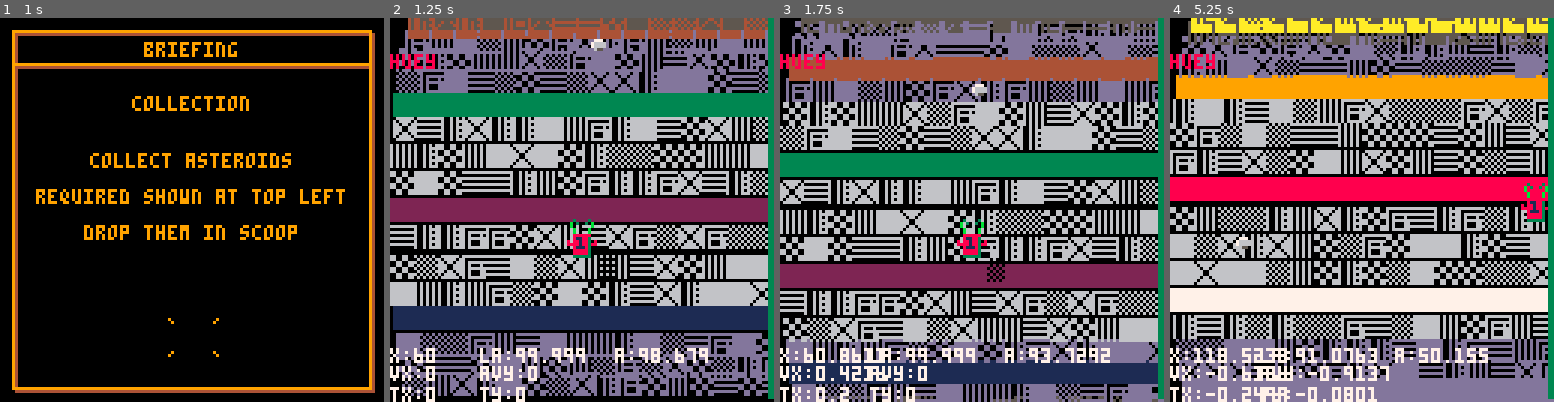
Above: before the commit, frames 1-4 (left to right).
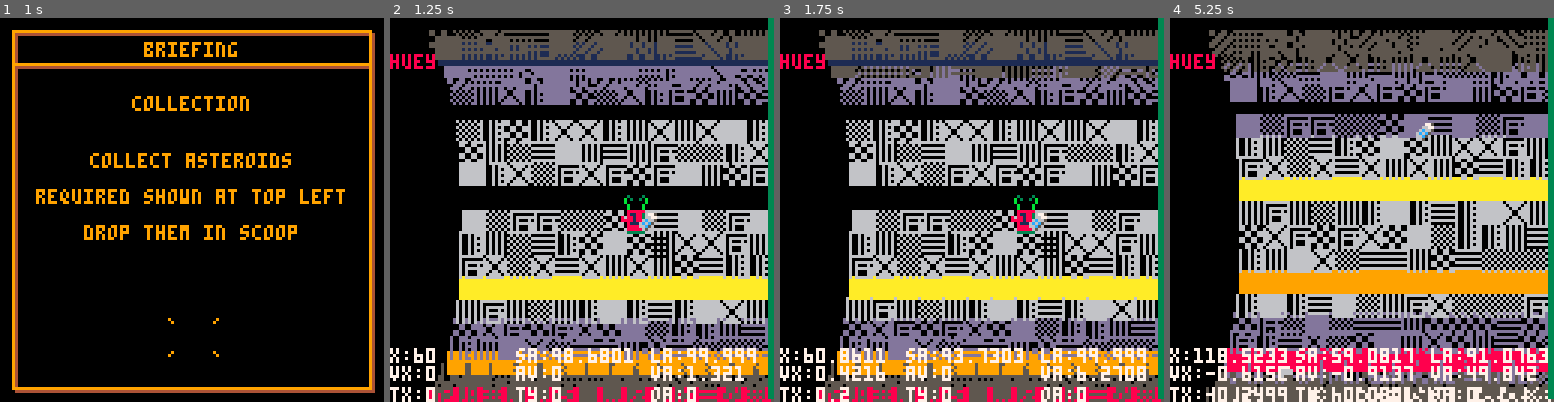
Above: after the commit, the same moments.

Repository: wstephenson/pico8-statlimp
Game: PICO-8 cartridge sl.p8
Two runs of this game, one before a commit and one after it. Both use one fixed random seed, a clock stepped at 60 frames per second and the inputs below.
Inputs:
- Up to frame 1 (1 s): tap X (X key) at 0.33 s; tap O (Z key) at 0.7 s
- Up to frame 2 (1.25 s): tap X (X key) at 1.07 s
- Up to frame 3 (1.75 s): hold Right from 1.6 s (still down); tap O (Z key) at 1.7 s
- Up to frame 4 (5.25 s): tap X (X key) every 1.12 s from 1.85 to 5.2 s; release Right at 2.1 s; tap O (Z key) every 0.4 s from 2.1 to 4.9 s; hold Up 2.15-2.42 s; hold Right 2.47-3.03 s; hold Left 3.08-3.58 s; hold Down 3.63-3.97 s; hold Right 4.02-4.68 s; hold Up 4.73-5.03 s; hold Left from 5.08 s (still down)

Frame 1 is identical in both runs. In frame 2, 70% of the frame differs, in the area x 0-100%, y 0-100%; in frame 3, 70%; in frame 4, 72%.

Commit message:
Get the view angle code where I want it

Diff:
--- a/sl.p8
+++ b/sl.p8
@@ -393,7 +393,6 @@
 			local s=0
 			if((j-1)%4==0)then
 				s=127+flr((j-1)/4)
-				printh("setting sector "..j.." to sprite "..s)
 			else
 				s=flr(rnd(8)+48)
 			end
@@ -404,12 +403,20 @@
 
 function states.play:init()
 	self.tiles={}
- -- the angle of the centre of the viewport
-	self.ang=0
-	-- the angle of the origin of the station cyl
-	self.s_ang=0
-	self.c_ang=0
-	self.l_ang=0
+	-- the angle of the centre of the viewport, relative to world 0
+	self.v_ang=0
+	-- the angle of the origin of the world
+	self.w_ang=0
+	-- the angle of the limpet
+	self.a=0
+	-- the x coord of the limpet
+	self.x=60
+	-- other limpet flight stuff
+	self.vx=0
+	self.av=0
+	self.tx=0
+	self.ty=0
+	--
 	self:init_map()
 	sfx(6)
 	tinc=0.05
@@ -421,7 +428,7 @@
 	self.tobj.x=64
 	self.tobj.a=0
 	self.tobj.s=43
-	self.pavy=0
+	self.pav=0
 	self.lindex=current_limpet
 	self.limpet=limpets[self.lindex]
 	self.next_state="briefing"
@@ -444,12 +451,6 @@
 	self.fuel_bubble=nil
 	self.last_fuel_bubble=0
 	self.oxygen=20
-	self.x=60
-	self.y=72
-	self.vx=0
-	self.avy=0
-	self.tx=0
-	self.ty=0
 	self.txneg=false
 	self.txpos=false
 	self.tyneg=false
@@ -471,22 +472,23 @@
 end
 
 function states.play:draw_world()
-	for k=1,16 do
-		for i=1,#self.tiles[k] do
-			local s=self.tiles[k][i]
-			local th=i/#self.tiles[k]+self.ang/100
-			local sin_th=sin(th)
-			if(sin_th<0)then
-				local x=(k-1)*8+12+sin_th*12
-				local y=cos(th)*72+64
+	for track=1,16 do
+		local sc=#self.tiles[track]
+		for tile=1,sc do
+			local s=self.tiles[track][tile]
+			local th=tile/sc+(self.w_ang/100)+(self.v_ang/100)
+			local cos_th=cos(th)
+			if(cos_th>0)then
+				local x=(track-1)*8+12+cos_th*12
+				local y=sin(th)*60+64
 				local c=5
-				if(i==1)then
+				if(tile==1)then
 					c=8
 				else
-					if(sin_th<-0.85)then
+					if(cos_th>0.85)then
 						c=6
 					else
-						if(sin_th<-0.5)then
+						if(cos_th>0.5)then
 							c=13
 						end
 					end
@@ -500,13 +502,13 @@
 end
 
 function states.play:draw_object(obj)
-	local th=obj.a/100+self.ang/100
-	local sin_th=sin(th)
-	if(sin_th<0)then
-		local x=obj.x+12+sin_th*12
-		local y=cos(th)*72+64
+	local th=(self.w_ang/100)+(obj.a/100)+(self.v_ang/100)
+	local x=obj.x+12+cos(th)*6
+	local y=sin(th)*56+64
+	if(cos(th)>0)then
 		spr(obj.s,x,y)
 	end
+	return x,y
 end
 
 function states.play:draw()
@@ -543,35 +545,34 @@
 	-- foreground objects
 
 	-- drone
-	-- camera lag
- local cl=self.pavy/maxav
-	local y=self.y+cl*12
-	-- drop shadow distance depends upon the magnitude of pavy from -pavy, whichis limited to +maxav
- local sdist=12-8*(self.pavy+maxav)/(2*maxav)
+	pal(13,self.limpet.fg)
+	pal(5,self.limpet.bg)
+	local x,y=self:draw_object(self)
+	-- drop shadow distance depends upon the magnitude of pav from -pav, whichis limited to +maxav
+ --local sdist=12-8*(self.pav+maxav)/(2*maxav)
+ local sdist=8
 	palt(5,true)
 	palt(0,false)
- spr(44,self.x+sdist,y+sdist)
+ spr(44,x+sdist,y+sdist)
 	palt()
 
-	pal(13,self.limpet.fg)
-	pal(5,self.limpet.bg)
-	spr(self.lindex-1, self.x, y)
-	spr(22,self.x-8,y)
-	spr(23,self.x+8,y)
+	-- TODO set the drone sprite when player chooses active drone
+	--spr(self.lindex-1, self.x, y)
+	spr(22,x-8,y)
+	spr(23,x+8,y)
 	pal()
-
+	--]]
 	-- grabbed object
 	if(self.object != nil)then
-	spr(self.object.c,self.object.x,self.object.y)
+		self:draw_object(self.object)
 	end
 
 	-- grabber
 	if(self.grabbed)then
-	spr(15, self.x, y-8)
+		spr(15, x, y-8)
 	else
-	spr(14, self.x, y-8)
-	end
-
+		spr(14, x, y-8)
+	end
 	-- thrust
 	local toff=0
 	local tmin=0.001
@@ -582,7 +583,7 @@
 			toff=5
 		end
 		if(objtimer%2==0)then
-			spr(4+toff,self.x+8, y)
+			spr(4+toff,x+8, y)
 		end
 	end
 	if(self.txpos)then
@@ -591,7 +592,7 @@
 			toff=5
 		end
 		if(objtimer%2==0)then
-			spr(5+toff,self.x-8, y)
+			spr(5+toff,x-8, y)
 		end
 	end
 	if(self.tyneg)then
@@ -600,7 +601,7 @@
 			toff=5
 		end
 		if(objtimer%2==0)then
-			spr(8+toff,self.x, y+8)
+			spr(8+toff,x, y+8)
 		end
 	end
 	if(self.typos)then
@@ -609,8 +610,8 @@
 			toff=5
 		end
 		if(objtimer%2==0)then
-			spr(6+toff,self.x-8, y)
-			spr(7+toff,self.x+8, y)
+			spr(6+toff,x-8, y)
+			spr(7+toff,x+8, y)
 		end
 	end
 
@@ -665,12 +666,14 @@
 	if(true) then
 		camera(0,-16)
 		print("x:"..self.x, 0, 94, 7)
-		print("la:"..self.l_ang, 30, 94, 7)
 		print("vx:"..self.vx, 0, 100, 7)
-		print("avy:"..self.avy, 30, 100, 7)
 		print("tx:"..self.tx, 0, 107, 7)
-		print("ty:"..self.ty, 30, 107, 7)
-		print("a:"..self.ang, 75, 94, 7)
+		print("sa:"..self.w_ang, 42, 94, 7)
+		print("av:"..self.av, 42, 100, 7)
+		print("ty:"..self.ty, 42, 107, 7)
+		print("la:"..self.a, 87, 94, 7)
+		print("va:"..self.v_ang, 87, 100, 7)
+		print("oa:"..self.tobj.a, 87, 107, 7)
 		--print("i:"..(self.object and self.object.c or '%'), 0, 114, 7)
 		camera()
 	end
@@ -690,29 +693,14 @@
 function states.play:update()
 	-- update event timer
 	objtimer+=1
-	-- imported
-	self.s_ang-=0.33
-	if(self.s_ang>99)self.s_ang=0
+
  -- save previous acceleration for camera lag
-	self.pavy=self.avy
---[[
-	if(btn(2))then
-		self.c_ang-=2
-		if(self.c_ang<0)then c_ang=99 end
-	end
-	if(btn(3))then
-		self.c_ang+=2
-		if(self.c_ang>99)then c_ang=0 end
-	end
---]]
-	self.c_ang = self.l_ang+self.pavy
-	self.ang=(self.s_ang+self.c_ang)%100
--- import END
+	self.pav=self.av
 
 	local vx = self.vx
-	local avy = self.avy
+	local av = self.av
 	local x = self.x
-	local l_ang = self.l_ang
+	local a = self.a
 	local grabbed = self.grabbed
 
 	-- controls
@@ -797,66 +785,69 @@
 	end
 	-- apply acceleration
 	vx+=self.tx
-	avy+=self.ty
+	av+=self.ty
 	-- abs limits
 	vx=clamp(vx,-maxv,maxv)
-	avy=clamp(avy,-maxav,maxav)
+	av=clamp(av,-maxav,maxav)
 	-- drag
 	vx-=vx/12
-	avy-=avy/12
+	av-=av/12
 	-- null out residuals
 	if (abs(vx) < 0.005) then
 		vx = 0
 	end
-	if (abs(avy) < 0.005) then
-		avy = 0
+	if (abs(av) < 0.005) then
+		av = 0
 	end
 	-- update position
 	x+=vx
-	l_ang+=avy
+	a+=av
 	if(x<=0 or x>=120)then vx=0 self.tx=0 end
-	if(l_ang<=0)then l_ang=99.999 end
- if(l_ang>=100)then l_ang=0 end
+	if(a<=0)then a=99.999 end
+ if(a>=100)then a=0 end
 
 	x=clamp(x,0,120)
 
 	-- save temporaries
 	self.vx = vx
-	self.avy = avy
+	self.av = av
 	self.x = x
-	self.l_ang = l_ang
+	self.a = a
 	self.grabbed = grabbed
 
+-- imported
+	self.w_ang-=0.33
+	self.w_ang=self.w_ang%100
+ -- view tracks object, by negating obj's angle, and world angle
+	self.v_ang=-(self.a+self.w_ang)
+	self.v_ang=self.v_ang%100
+-- import END
  --[[
 	activity[mission.name].spawn_objects(self)
 
 	activity[mission.name].envt_update(self)
 
 	activity[mission.name].envt_damage(self)
+	--]]
 
  -- move held object
 	if(self.object)then
 		self.object.x=self.x
-		self.object.y=self.y-8
+		self.object.a=self.a+1
 	end
 
 	-- move objects
 	for item in all(self.objects) do
-		-- piracy: ships in motion
-		if(mission.name=="piracy")then
-			item.x+=0.4
-		end
 		item.x += item.vx
-		item.y += item.vy
+		item.a += item.av
 		if(item.s!=42)then
 			item.vx-=item.vx/(rnd(25)+75)
-			item.vy-=item.vy/(rnd(25)+75)
+			item.av-=item.av/(rnd(25)+75)
 		end
 		if(item.ttl!=-1 and item!=self.object)then
 			item.ttl-=1
 		end
 	end
-
 	-- object release
 	if(not self.grabbed and self.object)then
 		sfx(1)
@@ -869,14 +860,14 @@
 				self.next_state="summary"
 				update_state()
 			end
-			if(self.object==self.fuel_bubble) self:remove_fuel_bubble()
+			if(self.object==self.fuel_bubble)then self:remove_fuel_bubble()end
 			del(self.objects,self.object)
 			self.object=nil
 		else
 			self.object.x=self.x
-			self.object.y=self.y-10
+			self.object.a=self.a+3
 			self.object.vx=self.vx
-			self.object.vy=self.vy-0.5
+			self.object.av=self.av+0.3
 			self.object=nil
 		end
 	end
@@ -885,13 +876,12 @@
 	for item in all(self.objects) do
 		-- is it within the grab area
 		-- the grab area is 8 pixels above the drone +- 4
-		local x = self.x
-		local y = self.y
 		if(self.object==nil)then
-			if(self.grabbed==true and item.x > x-6 and item.x < x+6 and item.y > y-12 and item.y < y-8)then
+			if(self.grabbed==true and self:check_collision(self,item))then
 				self.object=item
 			end
 		end
+	--[[
 		local dead=false
 		-- crashes
 		if(item.collision and item!=self.object)then
@@ -903,16 +893,19 @@
 				dead=true
 			end
 		end
+	--]]
 		-- out of bounds, prune silently
-		if(item.x<-8 or item.x>128 or item.y<-8 or item.y>128)then
+		if(item.x<-8 or item.x>128)then
 			if(item==self.fuel_bubble)then self:remove_fuel_bubble() end
 			del(self.objects,item)
 		end
+	--[[
 		-- hit shield
 		if(item.s!=35 and self:hit_shield(self.shldx,self.shldy,self.shldr,item) and item!=self.object)then
 			self.shldf=true
 			dead=true
 		end
+	--]]
 		-- too old
 		if(item.ttl==0)then
 			dead=true
@@ -930,7 +923,6 @@
 		self:do_death()
 	end
 
-	--]]
 	for p in all(self.particles) do
 		p.x += p.xv
 		p.y += p.yv
@@ -939,6 +931,10 @@
 	end
 	age_transients(self.burn_decals)
 	age_transients(self.particles)
+end
+
+function states.play:check_collision(o1,o2)
+	return abs(o1.x-o2.x)<5 and abs(o1.a-o2.a)<1
 end
 
 function states.play:critical_objects_present()
@@ -1039,7 +1035,8 @@
 end
 
 function states.play:in_scoop()
-	return (self.object.x>=mission.scooprect[1] and self.object.x<=mission.scooprect[3] and self.object.y>=mission.scooprect[2] and self.object.y<=mission.scooprect[4])
+	return false
+	--return (self.object.x>=mission.scooprect[1] and self.object.x<=mission.scooprect[3] and self.object.y>=mission.scooprect[2] and self.object.y<=mission.scooprect[4])
 end
 
 function states.play:is_mission_complete(dropped_object)
